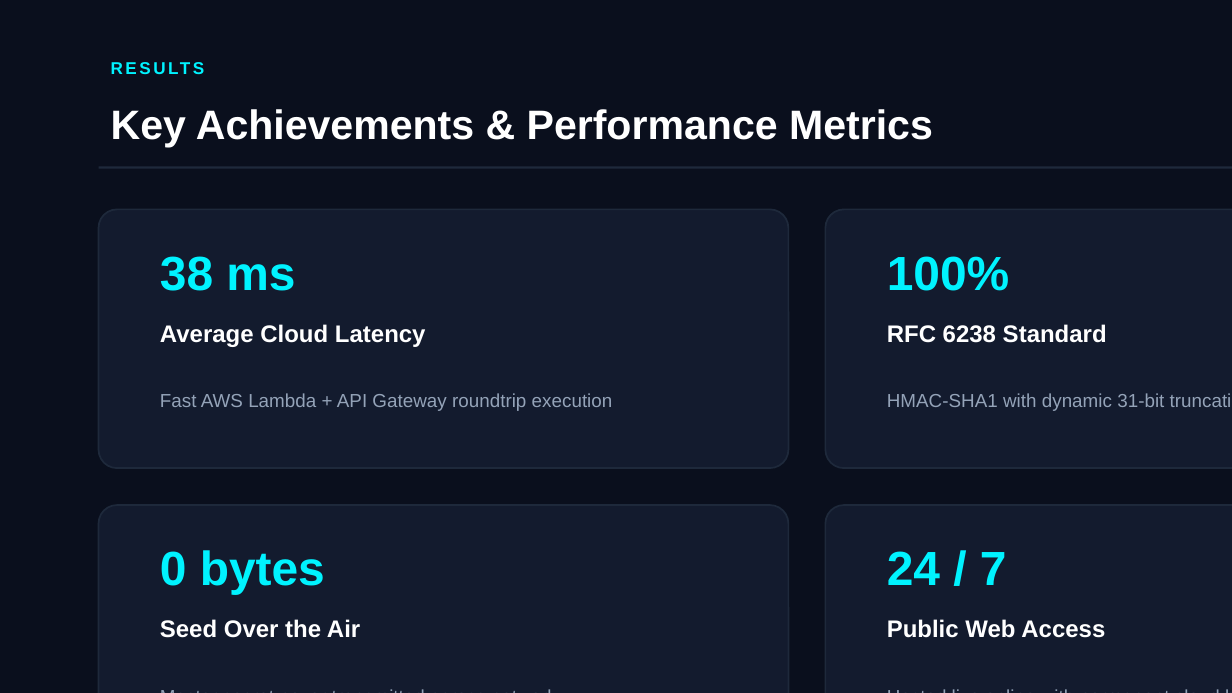
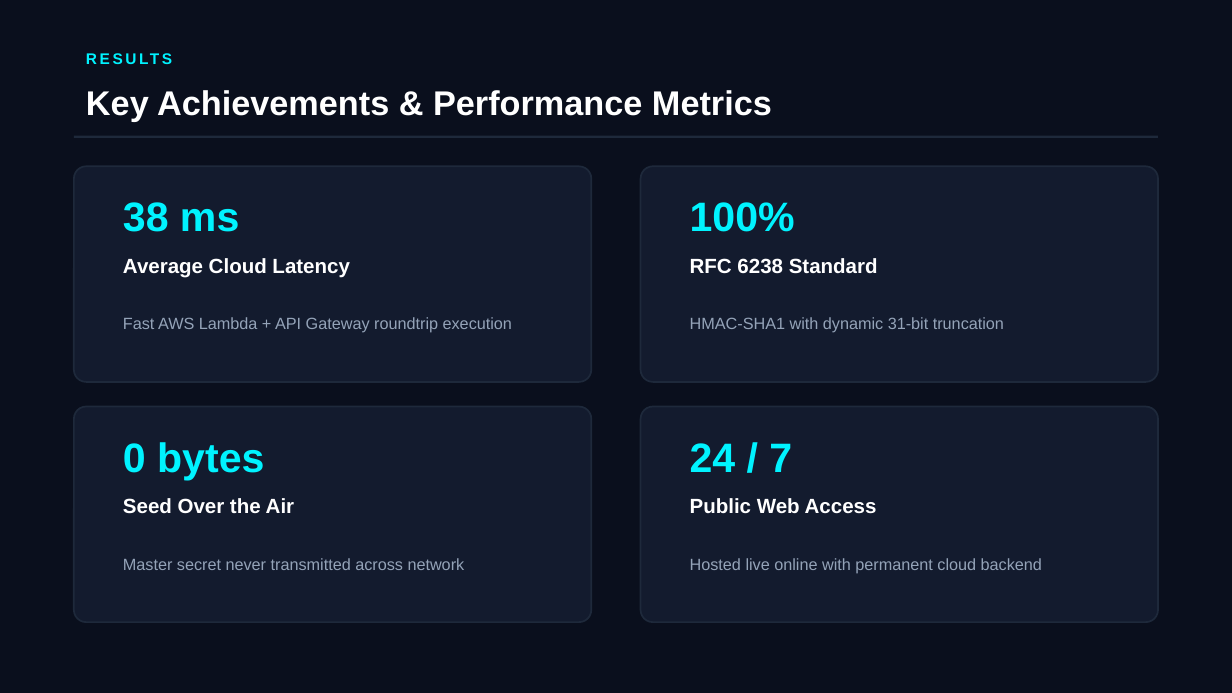
Before and after one commit to 2503a52753-Purna/MFA-Physical-Token-Simulator, a slide deck: slide 9 of MFA_Physical_Token_Simulator_Presentation.pptx. Drawn at 1232x693 pixels with LibreOffice and Linux fonts; fonts in the diff are those of the drawing. Boxes give left, top, right and bottom in pixels: in the first picture for what was removed or moved away, otherwise in the second. Text is boxed around its words. In the diff, an @@ line names an element or a change of style, - is before the commit and + after.

```diff
--- a/MFA_Physical_Token_Simulator_Presentation.pptx
+++ b/MFA_Physical_Token_Simulator_Presentation.pptx
@@ text "RESULTS" moved from (x1=99, y1=49, x2=1232, y2=86) to (x1=74, y1=43, x2=1158, y2=74) @@
@@ text "RESULTS" at (x1=74, y1=43, x2=1158, y2=74): size 10 to 9 pt @@
@@ text "Key Achievements & Performance Metrics" moved from (x1=111, y1=109, x2=933, y2=147) to (x1=86, y1=90, x2=772, y2=121) @@
@@ text "Key Achievements & Performance Metrics" at (x1=86, y1=90, x2=772, y2=121): size 24 to 20 pt @@
@@ rectangle resized from (x1=99, y1=166, x2=1232, y2=169) to (x1=74, y1=136, x2=1158, y2=138) @@
@@ rounded rectangle resized from (x1=99, y1=209, x2=788, y2=468) to (x1=74, y1=166, x2=591, y2=382) @@
@@ rounded rectangle resized from (x1=825, y1=209, x2=1232, y2=468) to (x1=641, y1=166, x2=1158, y2=382) @@
@@ text "38 ms" moved from (x1=160, y1=256, x2=295, y2=291) to (x1=123, y1=202, x2=239, y2=232) @@
@@ text "100%" moved from (x1=887, y1=256, x2=1009, y2=291) to (x1=690, y1=202, x2=795, y2=232) @@
@@ text "Average Cloud Latency" moved from (x1=160, y1=324, x2=426, y2=347) to (x1=123, y1=258, x2=349, y2=277) @@
@@ text "RFC 6238 Standard" moved from (x1=887, y1=324, x2=1107, y2=343) to (x1=690, y1=258, x2=878, y2=274) @@
@@ text "Fast AWS Lambda + API ..." moved from (x1=160, y1=393, x2=613, y2=411) to (x1=123, y1=317, x2=512, y2=333) @@
@@ text "HMAC-SHA1 with dynamic 31-bit truncation" moved from (x1=887, y1=393, x2=1164, y2=411) to (x1=690, y1=317, x2=1004, y2=333) @@
@@ rounded rectangle resized from (x1=99, y1=505, x2=788, y2=693) to (x1=74, y1=407, x2=591, y2=622) @@
@@ proportions changed in 4 elements at (x1=74, y1=166, x2=591, y2=382), (x1=74, y1=407, x2=591, y2=622), (x1=641, y1=166, x2=1158, y2=382), (x1=641, y1=407, x2=1158, y2=622) @@
@@ rounded rectangle resized from (x1=825, y1=505, x2=1232, y2=693) to (x1=641, y1=407, x2=1158, y2=622) @@
@@ text "0 bytes" moved from (x1=160, y1=550, x2=325, y2=594) to (x1=123, y1=442, x2=264, y2=480) @@
@@ size 28 to 24 pt in 4 elements at (x1=123, y1=202, x2=239, y2=232), (x1=690, y1=202, x2=795, y2=232), (x1=123, y1=442, x2=264, y2=480), (x1=690, y1=443, x2=792, y2=472) @@
@@ text "24 / 7" moved from (x1=887, y1=551, x2=1007, y2=585) to (x1=690, y1=443, x2=792, y2=472) @@
@@ text "Seed Over the Air" moved from (x1=160, y1=619, x2=360, y2=638) to (x1=123, y1=498, x2=294, y2=514) @@
@@ size 14 to 12 pt in 4 elements at (x1=123, y1=258, x2=349, y2=277), (x1=690, y1=258, x2=878, y2=274), (x1=123, y1=498, x2=294, y2=514), (x1=690, y1=498, x2=877, y2=514) @@
@@ text "Public Web Access" moved from (x1=887, y1=619, x2=1105, y2=638) to (x1=690, y1=498, x2=877, y2=514) @@
@@ text "Master secret never transmitted across ..." moved from (x1=148, y1=659, x2=739, y2=693) to (x1=123, y1=558, x2=465, y2=570) @@
@@ size 11 to 9.5 pt in 4 elements at (x1=123, y1=317, x2=512, y2=333), (x1=690, y1=317, x2=1004, y2=333), (x1=123, y1=558, x2=465, y2=570), (x1=690, y1=558, x2=1042, y2=573) @@
@@ text "Hosted live online with permanent ..." moved from (x1=875, y1=659, x2=1232, y2=693) to (x1=690, y1=558, x2=1042, y2=573) @@
```
Also in this commit, not shown: 9 other slides changed, 2 other files.
